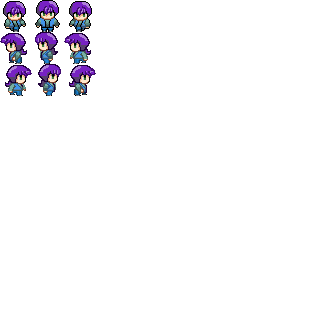
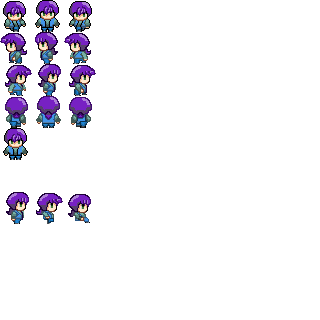
The second (320, 320) image is a revision of the first. Changes to its layers:
added layer "Layer 2" above "sitDown" over <box>6,192,91,224</box>
added layer "sitDown" above "WalkDown" over <box>3,128,28,160</box>
added layer "WalkUp" above "mple Layer" over <box>5,96,92,128</box>
added layer "mple Layer" above "Layer 0" over <box>5,96,92,128</box>
